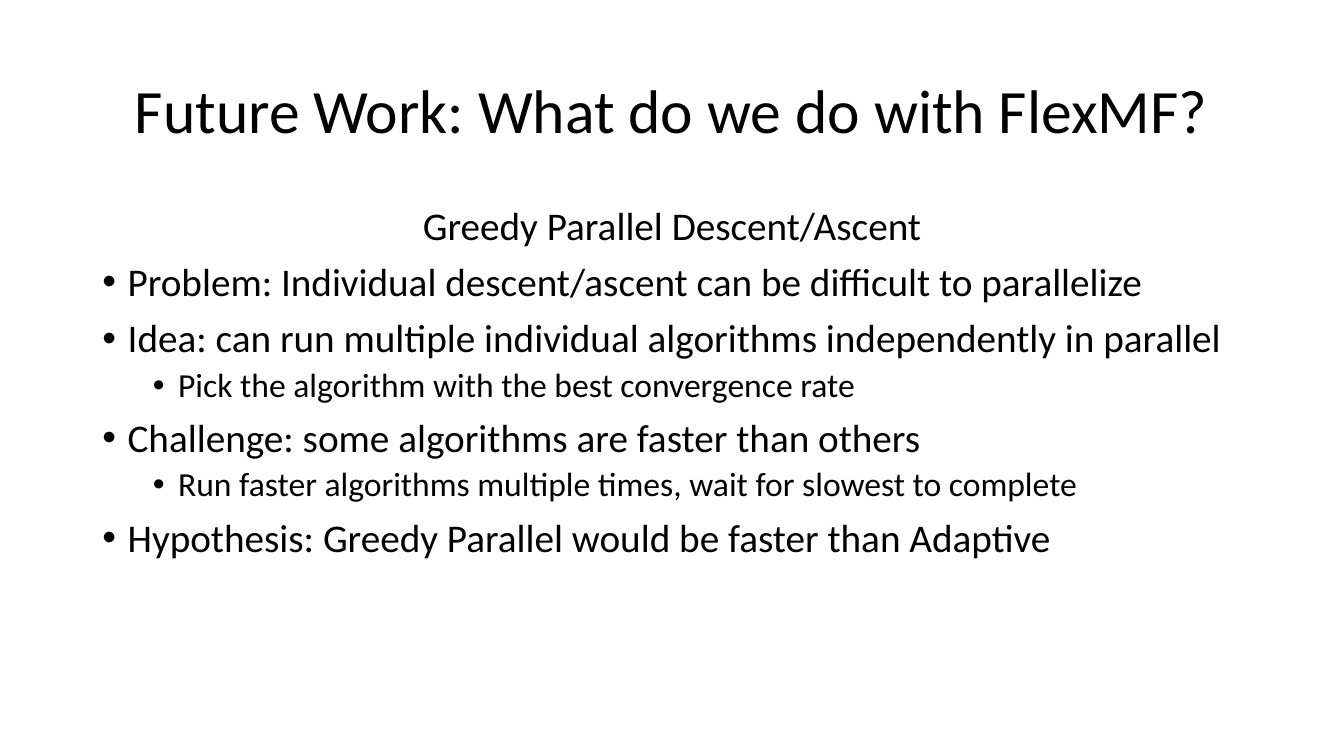
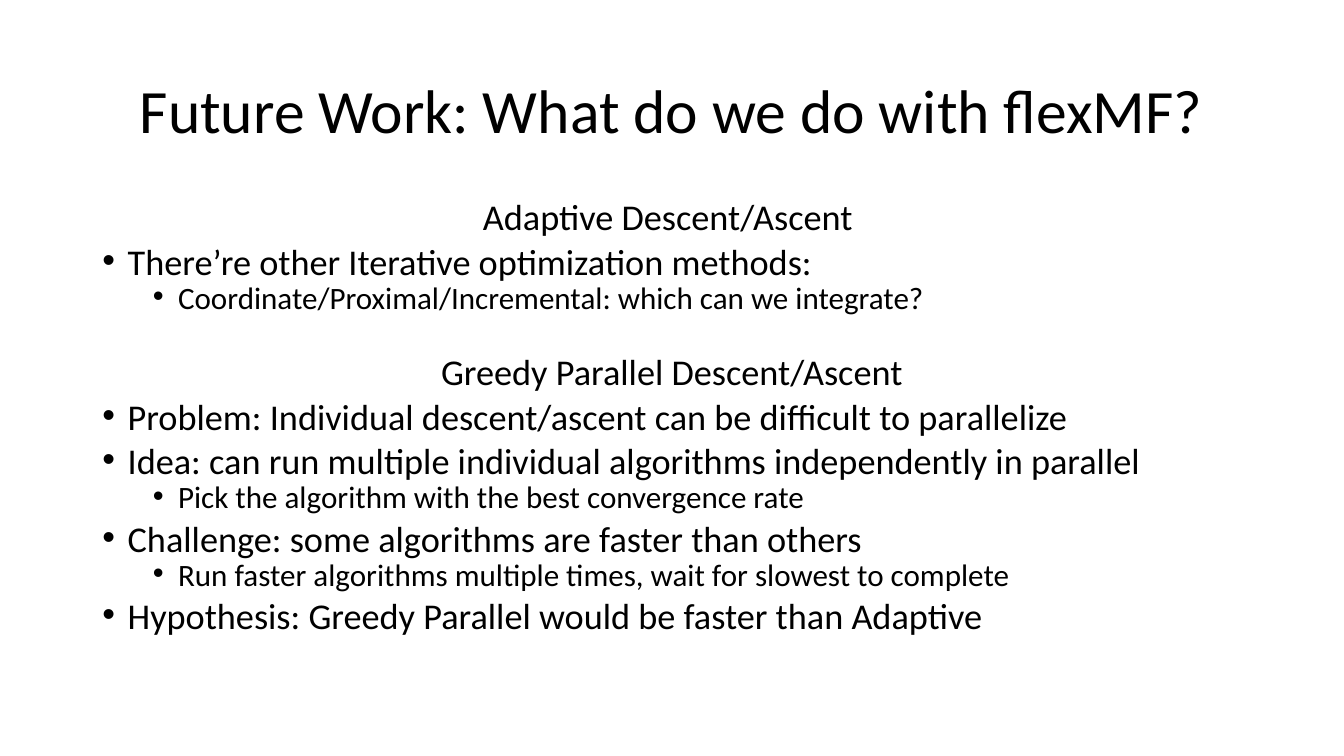
Before and after one commit to jamestklo/MatrixFactorizationMatlab, a slide deck: slide 24 of cs534L-AdaptiveDescent.pptx (slide 9 before the commit). Drawn at 1344x756 pixels with LibreOffice and Linux fonts; fonts in the diff are those of the drawing. Boxes give left, top, right and bottom in pixels: in the first picture for what was removed or moved away, otherwise in the second. Text is boxed around its words. In the diff, an @@ line names an element or a change of style, - is before the commit and + after.

```diff
--- a/cs534L-AdaptiveDescent.pptx
+++ b/cs534L-AdaptiveDescent.pptx
@@ title at [140,90,1202,134]: text changed @@
-Future Work: What do we do with FlexMF?
+Future Work: What do we do with flexMF?
@@ text at [128,204,923,315]: paragraphs added @@
+Adaptive Descent/Ascent
+• There’re other Iterative optimization methods:
+  • Coordinate/Proximal/Incremental: which can we integrate?
@@ text at [128,359,1140,635]: size 28 to 25.9 pt in "Greedy Parallel Descent/Ascent", "Problem: Individual descent/ascent can be difficult to ...", "Idea: can run multiple individual algorithms independently ...", "Challenge: some algorithms are faster than others" and 1 more places; size 24 to 22.2 pt in "Pick the algorithm with the best convergence ...", "Run faster algorithms multiple times, wait for ..."; line spacing 0.9 to 0.7 @@
```
Also in this commit, not shown: 5 other slides changed, 18 slides added, 2 slides removed, 9 other files.
